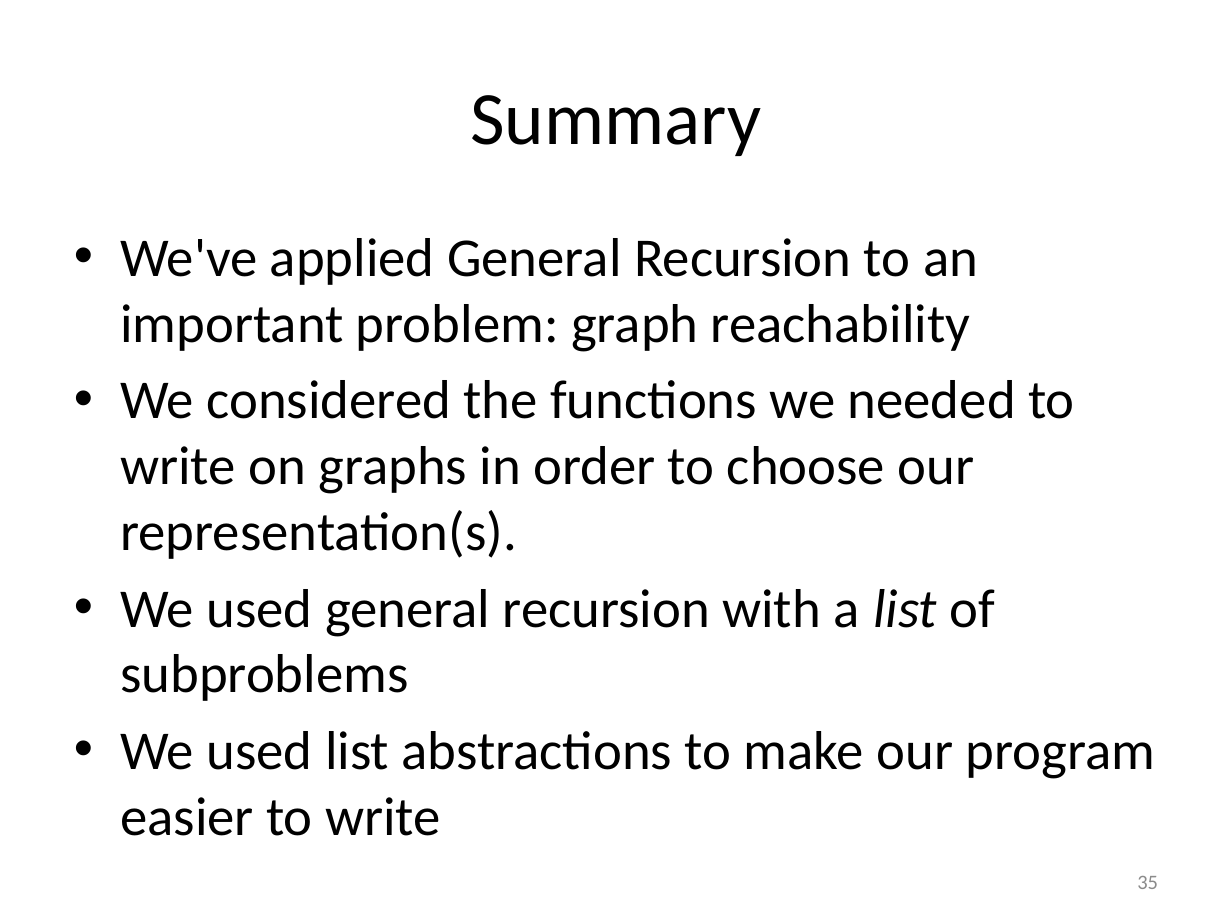
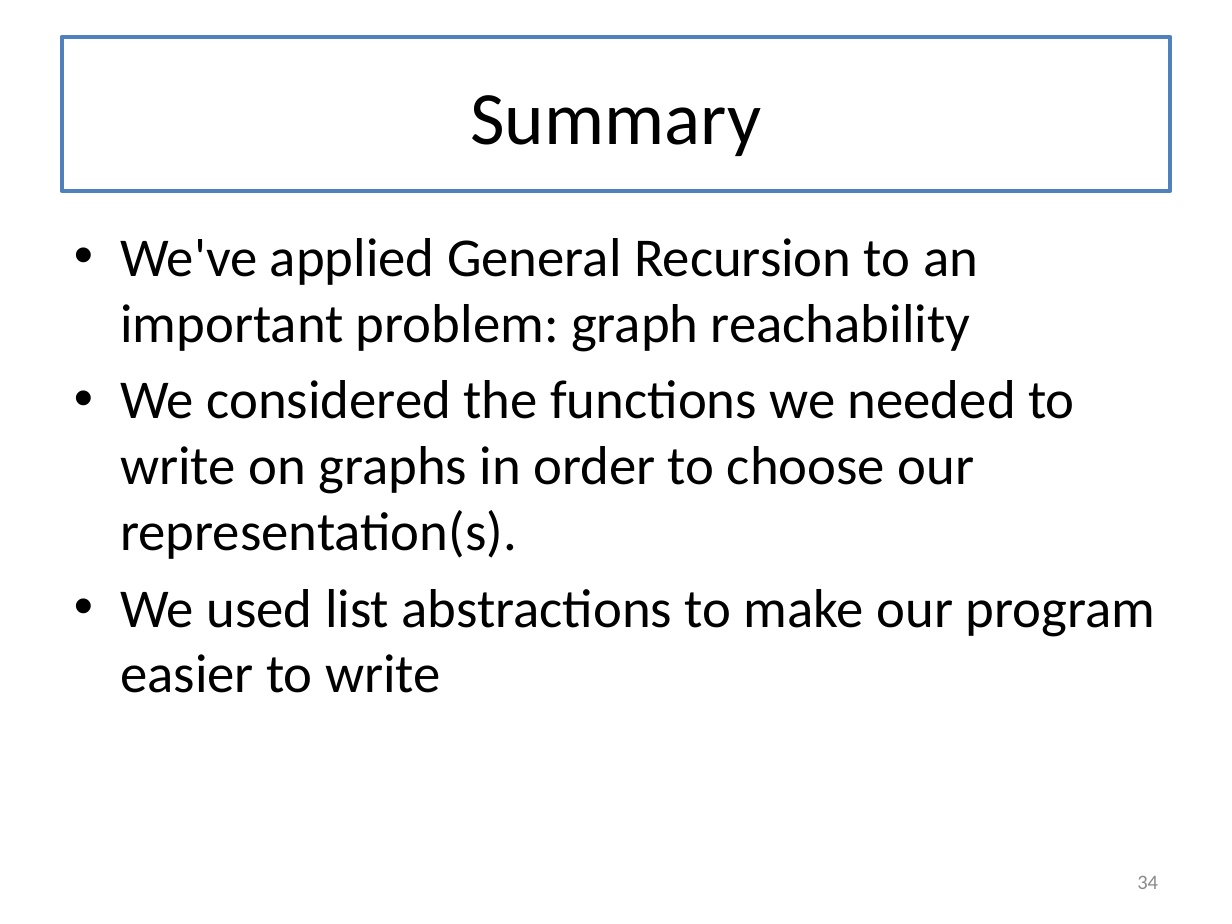
Before and after one commit to mwand/cs5010f16, a slide deck: slide 34 of Slides/Lesson 8.4 Searching in a Graph.pptx (slide 35 before the commit). Drawn at 1232x924 pixels with LibreOffice and Linux fonts; fonts in the diff are those of the drawing. Boxes give left, top, right and bottom in pixels: in the first picture for what was removed or moved away, otherwise in the second. Text is boxed around its words. In the diff, an @@ line names an element or a change of style, - is before the commit and + after.

```diff
--- a/Slides/Lesson 8.4 Searching in a Graph.pptx
+++ b/Slides/Lesson 8.4 Searching in a Graph.pptx
@@ title "Summary": place and size @@
-title "Summary" at [470, 95, 761, 156]
+title "Summary" at [62, 37, 1170, 191]
@@ title "Summary" at [62, 37, 1170, 191]: outline none to #4F81BD 2.25 pt @@
@@ text at [120, 589, 996, 701]: paragraph removed @@
-• We used general recursion with a list of subproblems
@@ page number at [1137, 876, 1158, 889]: text changed @@
-35
+34
```
Also in this commit, not shown: 34 other slides changed, 1 slide removed, 18 other files.
